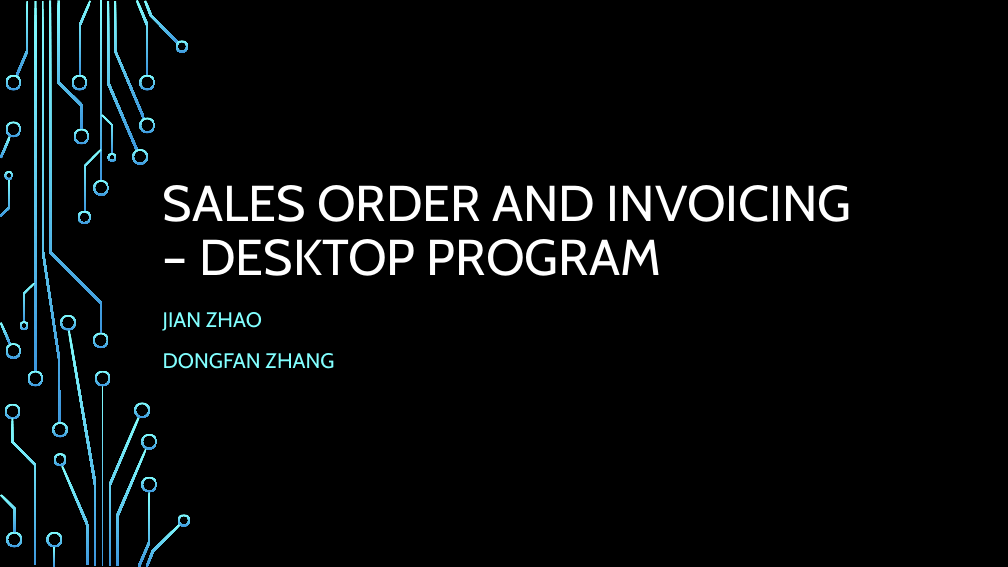
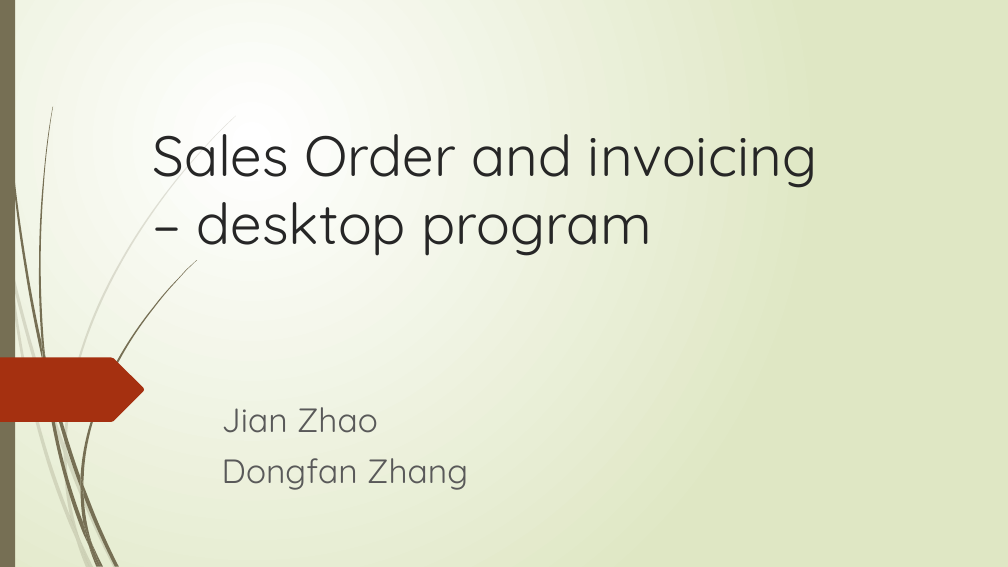
Before and after one commit to zdf22018/project_sales_order_invoicing, a slide deck: slide 1 of Sales Order and invoicing – desktop program.pptx. Drawn at 1008x567 pixels with LibreOffice and Linux fonts; fonts in the diff are those of the drawing; background and template pictures are left out. Boxes give left, top, right and bottom in pixels: in the first picture for what was removed or moved away, otherwise in the second. Text is boxed around its words. In the diff, an @@ line names an element or a change of style, - is before the commit and + after.

```diff
--- a/Sales Order and invoicing – desktop program.pptx
+++ b/Sales Order and invoicing – desktop program.pptx
@@ background picture (left out) to gradient #FFFFFF to #DFE8C4 @@
@@ rectangle added at [0,0,15,567], fill #766F54 @@
@@ freeform shape: place and size @@
-freeform shape at [49,1,102,333]
+freeform shape at [2,0,43,364]
@@ freeform shape: place and size @@
-freeform shape at [42,1,61,423]
+freeform shape at [39,107,53,357]
@@ title at [152,134,817,256]: text changed; size 48 to 54 pt; font Cabin to Quicksand; text colour #FFFFFF to #262626 @@
-SALES ORDER AND INVOICING – DESKTOP PROGRAM
+Sales Order and invoicing – desktop program
@@ freeform shape: place and size @@
-freeform shape at [1,179,10,216]
+freeform shape at [0,213,8,265]
@@ freeform shape added at [0,358,144,422], fill #A53010 @@
@@ fill gradient #82FFFF to #3D97DE to #766F54 in 7 elements at [43,361,88,546], [83,485,119,566], [2,0,43,364], [83,523,101,566], [39,107,53,357], [80,488,91,544], [42,340,48,382] @@
@@ freeform shape: place and size @@
-freeform shape at [23,283,36,322]
+freeform shape at [42,340,48,382]
@@ freeform shape: place and size @@
-freeform shape at [68,330,97,566]
+freeform shape at [43,361,88,546]
@@ subtitle at [222,407,468,490]: text changed; size 20 to 32 pt; font Cabin to Quicksand; text colour #82FFFF to #595959 @@
-JIAN ZHAO
-DONGFAN ZHANG
+Jian Zhao
+Dongfan Zhang
@@ group removed at [0,0,191,567]: 38 freeform shapes, 4 rectangles @@
@@ fill gradient #82FFFF to #3D97DE to #766F54 at 20% opacity in 5 elements at [67,451,117,567], [64,453,79,538], [76,540,90,567], [0,213,8,265], [64,443,67,461] @@
@@ freeform shape: place and size @@
-freeform shape at [54,453,67,466]
+freeform shape at [64,443,67,461]
@@ freeform shape: place and size @@
-freeform shape at [61,465,89,566]
+freeform shape at [64,453,79,538]
@@ freeform shape: place and size @@
-freeform shape at [116,448,147,566]
+freeform shape at [67,451,117,567]
@@ group added at [45,260,197,567]: 5 freeform shapes @@
@@ freeform shape: place and size @@
-freeform shape at [0,495,16,533]
+freeform shape at [80,488,91,544]
@@ freeform shape: place and size @@
-freeform shape at [138,492,150,567]
+freeform shape at [83,485,119,566]
@@ group added at [8,116,236,567]: 5 freeform shapes @@
@@ freeform shape: place and size @@
-freeform shape at [146,523,181,567]
+freeform shape at [83,523,101,566]
@@ freeform shape: place and size @@
-freeform shape at [46,532,62,547]
+freeform shape at [76,540,90,567]
```
Also in this commit, not shown: 14 other slides changed, 1 slide added, 2 slides removed, 6 other files.
